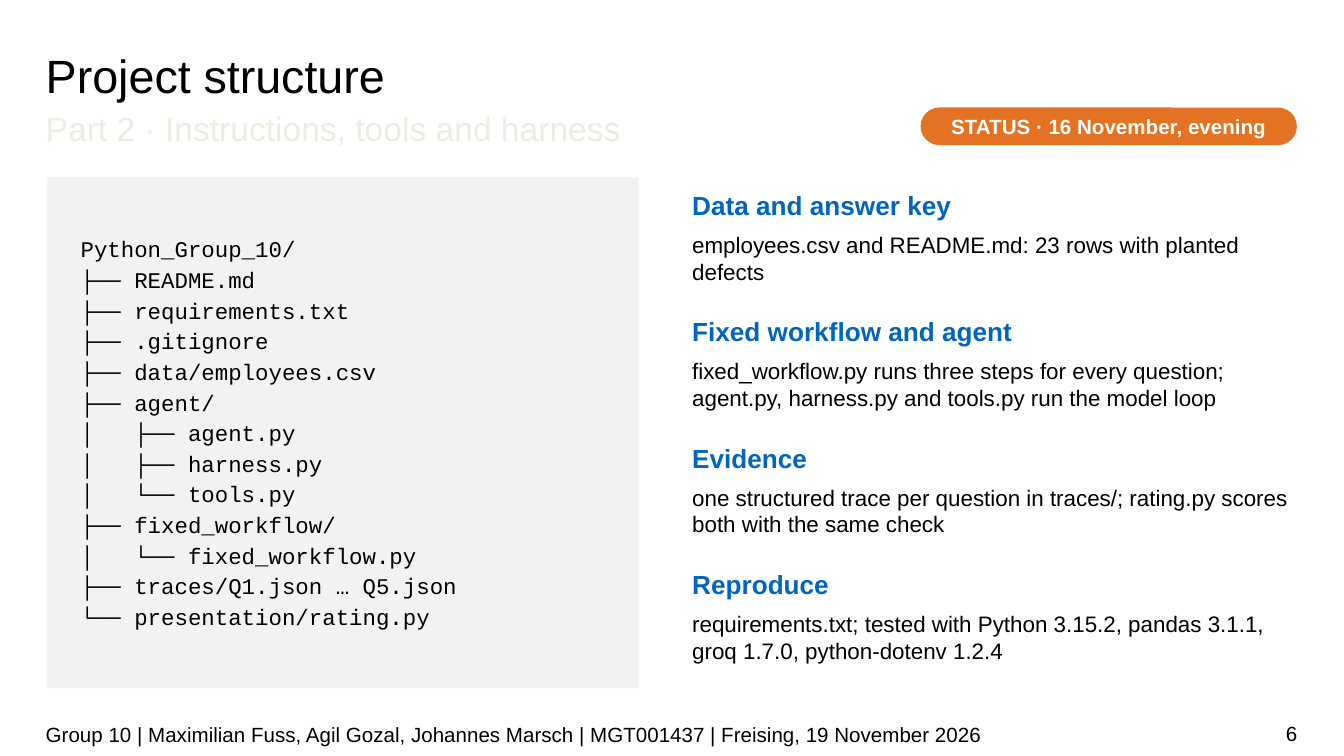
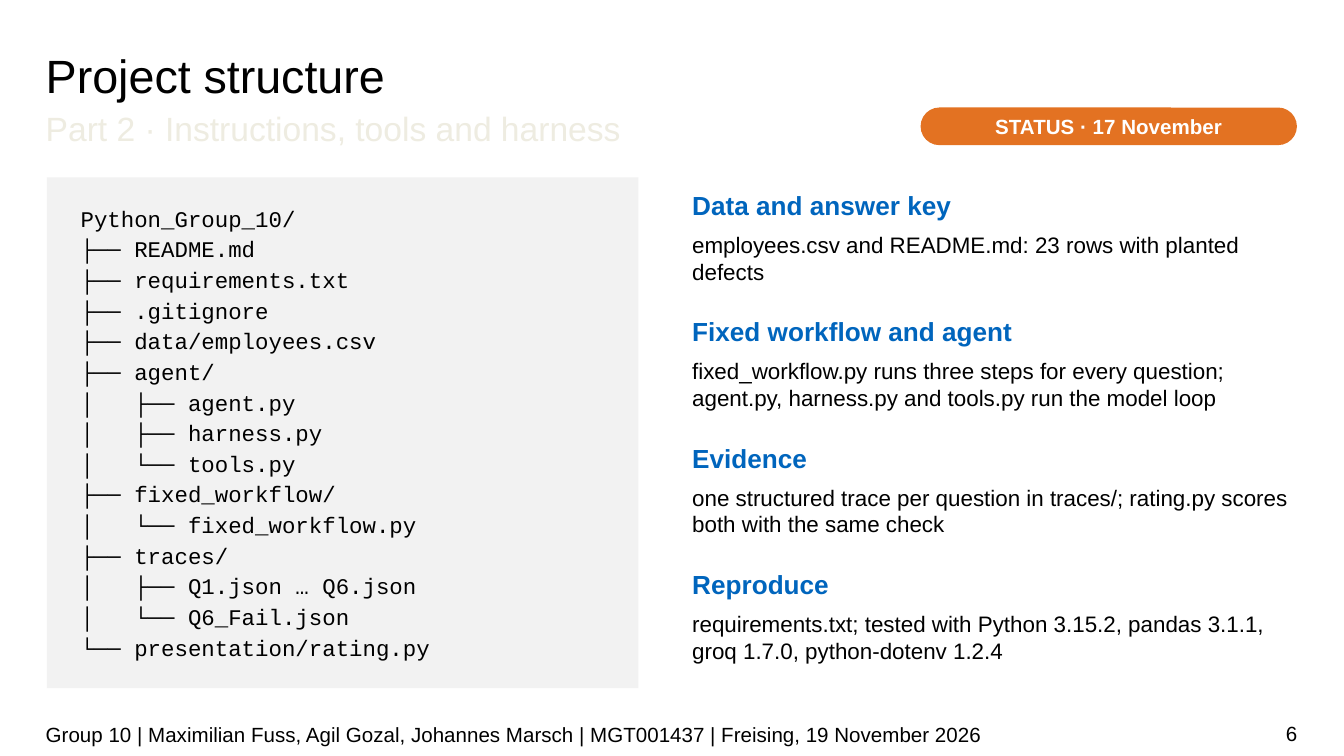
Before and after one commit to JPMarsch/Python_Group_10, a slide deck: slide 6 of presentation/G10_presentation_draft.pptx. Drawn at 1344x756 pixels with LibreOffice and Linux fonts; fonts in the diff are those of the drawing; background and template pictures are left out. Boxes give left, top, right and bottom in pixels: in the first picture for what was removed or moved away, otherwise in the second. Text is boxed around its words. In the diff, an @@ line names an element or a change of style, - is before the commit and + after.

```diff
--- a/presentation/G10_presentation_draft.pptx
+++ b/presentation/G10_presentation_draft.pptx
@@ text in rounded rectangle at bbox=[995, 119, 1222, 135]: text changed @@
-STATUS · 16 November, evening
+STATUS · 17 November
@@ text in rectangle at bbox=[134, 548, 416, 630]: text changed @@
-├── traces/Q1.json … Q5.json
+├── traces/
+│ ├── Q1.json … Q6.json
+│ └── Q6_Fail.json
```
Also in this commit, not shown: 7 other slides changed, 1 slide added.
